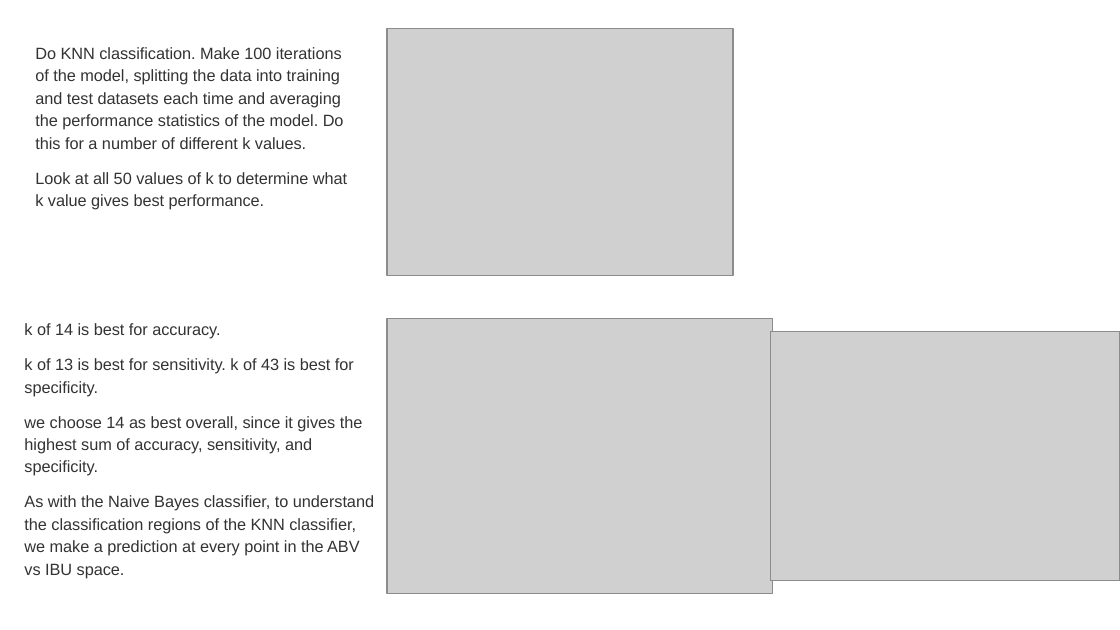
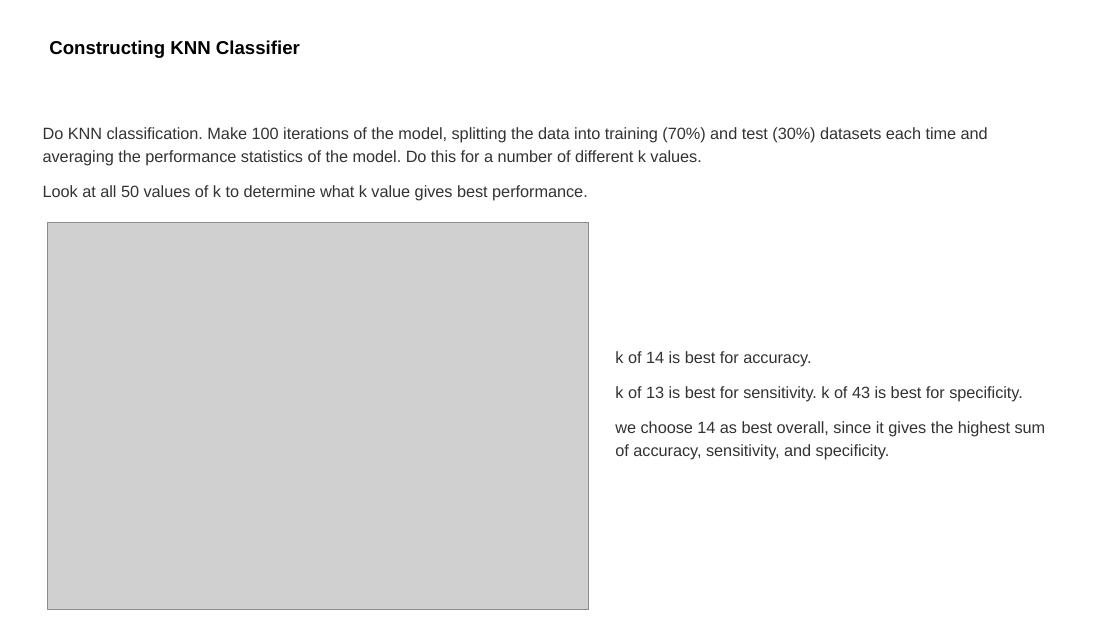
Before and after one commit to rmpalmer/MSDS6306_Fall2019_proj1, a slide deck: slide 12 of CaseStudy_EDA_Palmer_Garrity.pptx (slide 14 before the commit). Drawn at 1120x630 pixels with LibreOffice and Linux fonts; fonts in the diff are those of the drawing; grey boxes stand for pictures. Boxes give left, top, right and bottom in pixels: in the first picture for what was removed or moved away, otherwise in the second. Text is boxed around its words. In the diff, an @@ line names an element or a change of style, - is before the commit and + after.

```diff
--- a/CaseStudy_EDA_Palmer_Garrity.pptx
+++ b/CaseStudy_EDA_Palmer_Garrity.pptx
@@ title added at [49,40,300,58], 12 pt, text #000000, bold @@
+Constructing KNN Classifier
@@ text "Do KNN classification. Make 100 ...": place and size @@
-text "Do KNN classification. Make 100 ..." at [35,47,347,210]
+text "Do KNN classification. Make 100 ..." at [43,127,988,200]
@@ text at [43,127,988,166]: text changed @@
-Do KNN classification. Make 100 iterations of the model, splitting the data into training and test datasets each time and averaging the performance statistics of the model. Do this for a number of different k values.
+Do KNN classification. Make 100 iterations of the model, splitting the data into training (70%) and test (30%) datasets each time and averaging the performance statistics of the model. Do this for a number of different k values.
@@ picture: place and size @@
-picture at [388,29,734,277]
+picture at [47,223,588,609]
@@ picture removed at [388,318,773,594] @@
@@ text "k of 14 is best ...": place and size @@
-text "k of 14 is best ..." at [24,323,374,579]
+text "k of 14 is best ..." at [615,351,1046,460]
@@ picture removed at [771,332,1120,581] @@
@@ text at [615,421,1046,460]: more space between paragraphs @@
@@ text at [24,495,374,579]: paragraph removed @@
-As with the Naive Bayes classifier, to understand the classification regions of the KNN classifier, we make a prediction at every point in the ABV vs IBU space.
```
Also in this commit, not shown: 2 other slides changed, 9 slides added, 5 slides removed.
